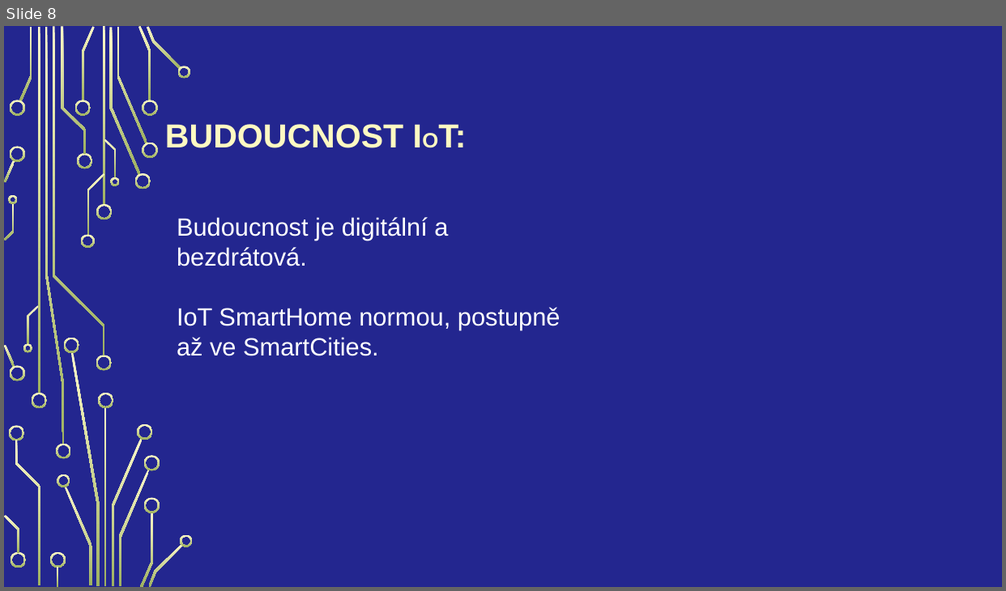
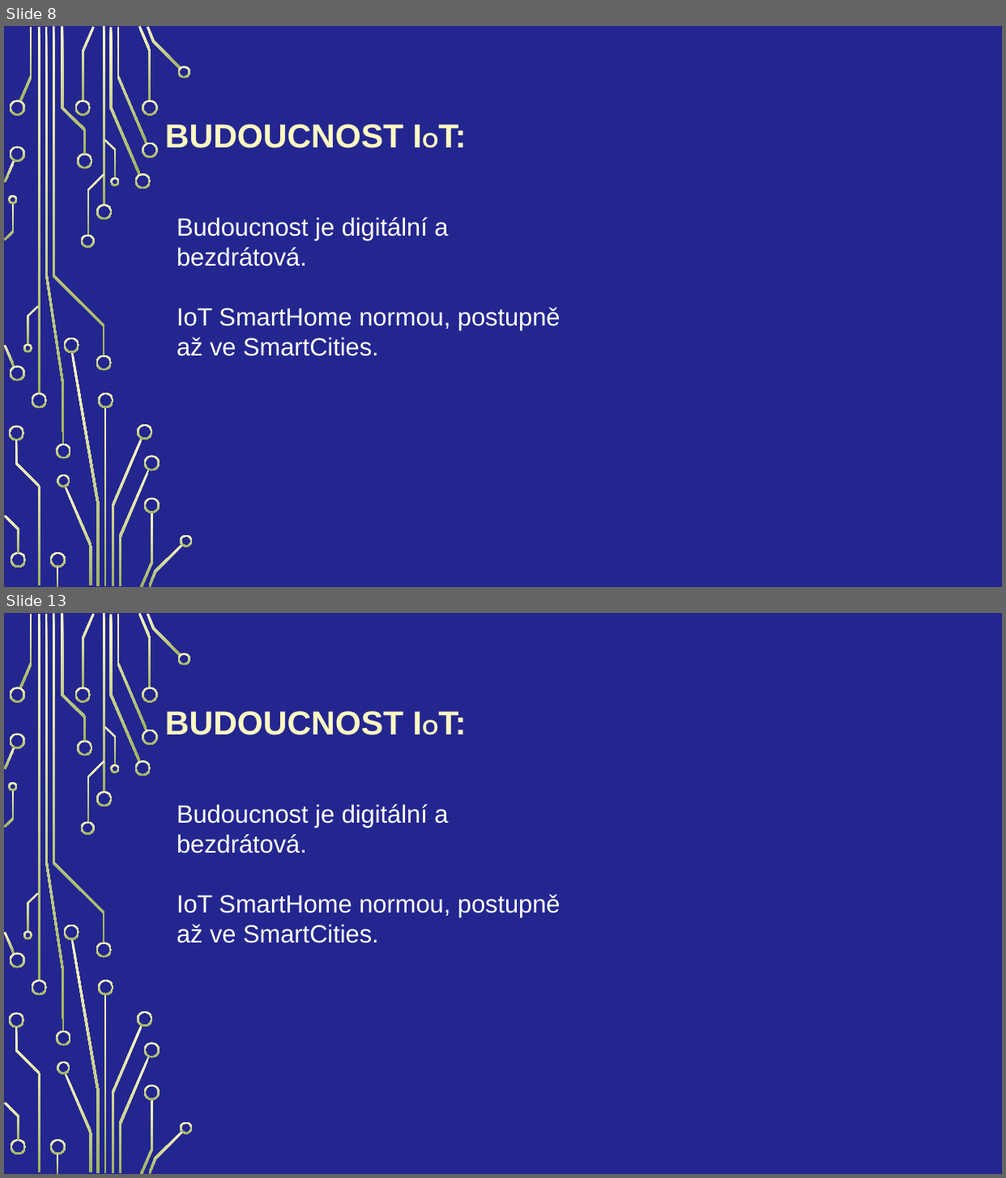
Before and after one commit to Vojta2809/Internet-v-c-a-chytr-m-sta, a slide deck: langsadl.pptx. Shown one above the other, each under a label of ours: slide 8 before the commit, slides 8 and 13 after it; the slides between them are not shown. The pictures are 1006x591 and 1006x1178 pixels, drawn with LibreOffice and Linux fonts; fonts in the diff are those of the drawing; background and template pictures are left out. Boxes give left, top, right and bottom in pixels: in the first picture for what was removed or moved away, otherwise in the second. Text is boxed around its words. In the diff, an @@ line names an element or a change of style, - is before the commit and + after.

```diff
--- a/langsadl.pptx
+++ b/langsadl.pptx
@@ slide 13 added at box(4, 613, 1002, 1174), background picture (left out); not listed: 54 template elements that a slide beside it also shows @@
@@ title added at box(165, 711, 403, 735), 32 pt, text #FEFAC2, bold @@
+BUDOUCNOST IOT:
@@ text added at box(177, 804, 560, 943), 24 pt, text #FFFFFF @@
+Budoucnost je digitální a bezdrátová.
+IoT SmartHome normou, postupně až ve SmartCities.
```
Also in this commit, not shown: 2 slides changed, 5 other slides added.
